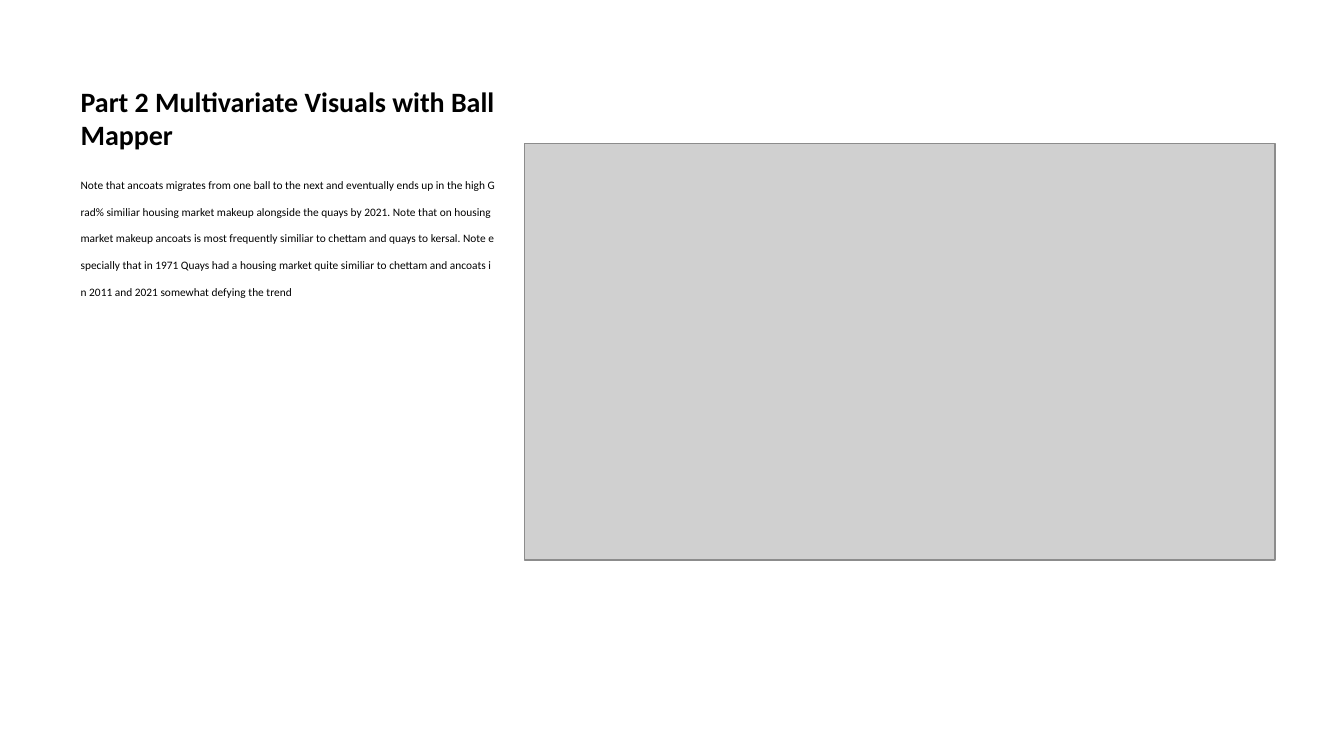
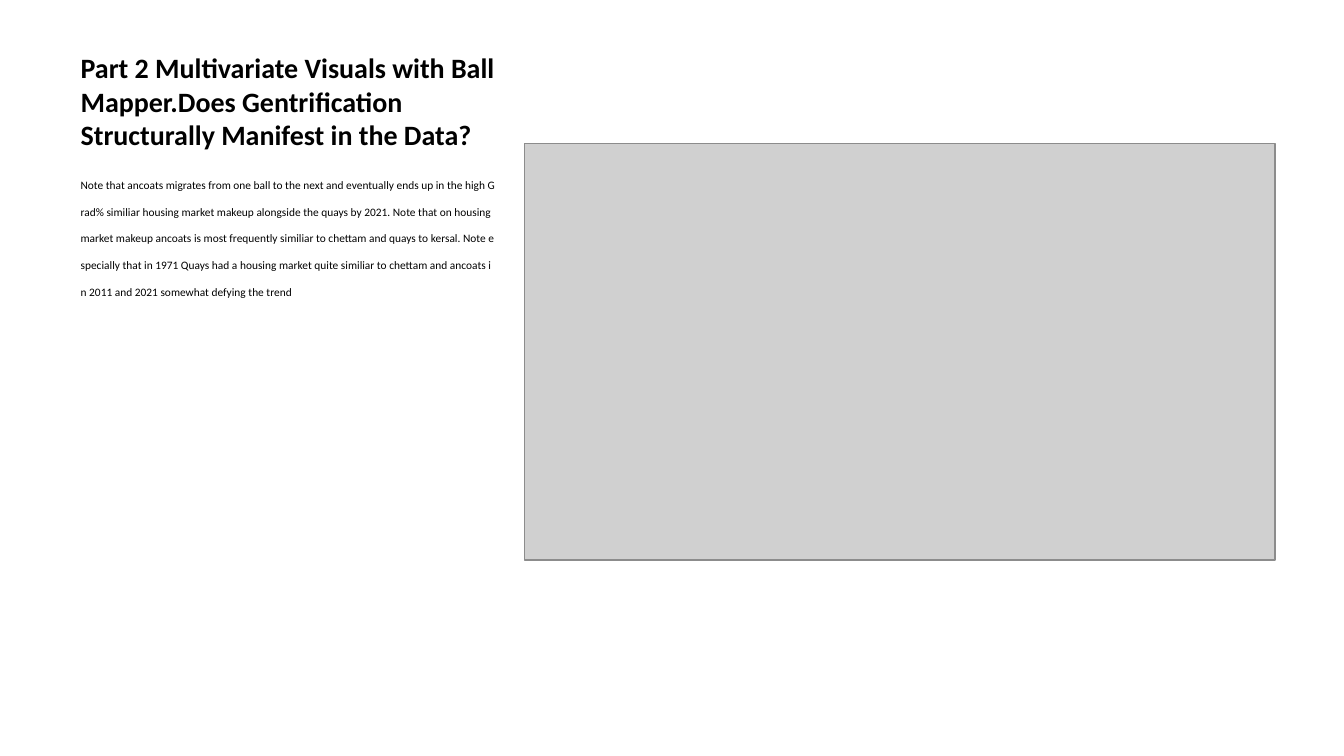
Before and after one commit to Sviatkd/DatafestivalWork, a slide deck: slide 6 of presentation.pptx. Drawn at 1344x756 pixels with LibreOffice and Linux fonts; fonts in the diff are those of the drawing; grey boxes stand for pictures. Boxes give left, top, right and bottom in pixels: in the first picture for what was removed or moved away, otherwise in the second. Text is boxed around its words. In the diff, an @@ line names an element or a change of style, - is before the commit and + after.

```diff
--- a/presentation.pptx
+++ b/presentation.pptx
@@ title at bbox=[81, 58, 494, 150]: text changed @@
-Part 2 Multivariate Visuals with Ball Mapper
+Part 2 Multivariate Visuals with Ball Mapper.Does Gentrification Structurally Manifest in the Data?
```
Also in this commit, not shown: 6 slides added, 3 other files.
